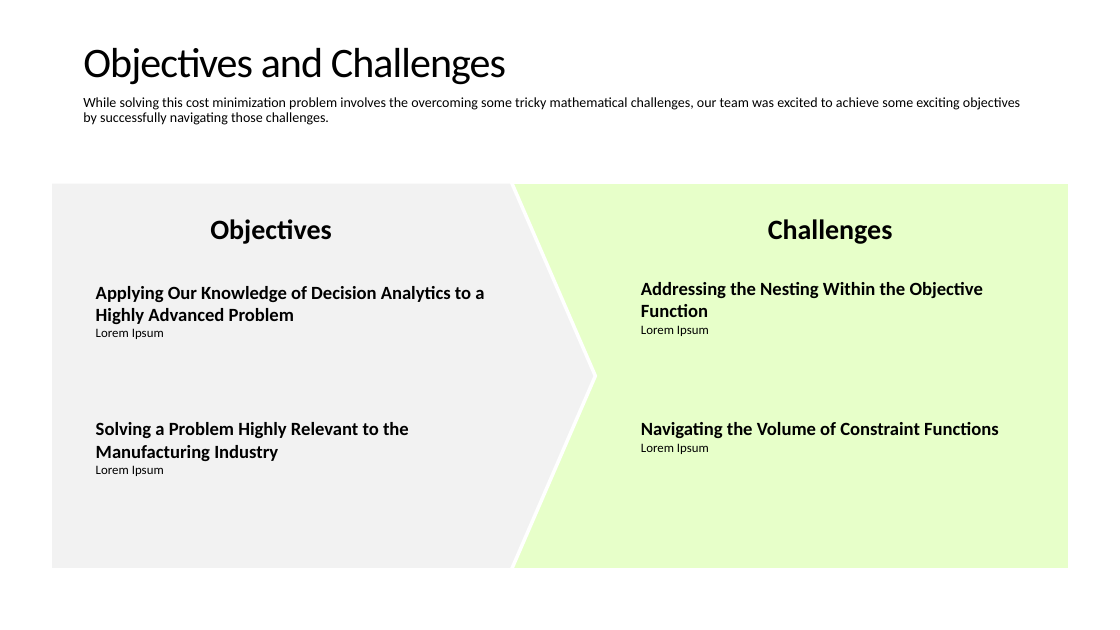
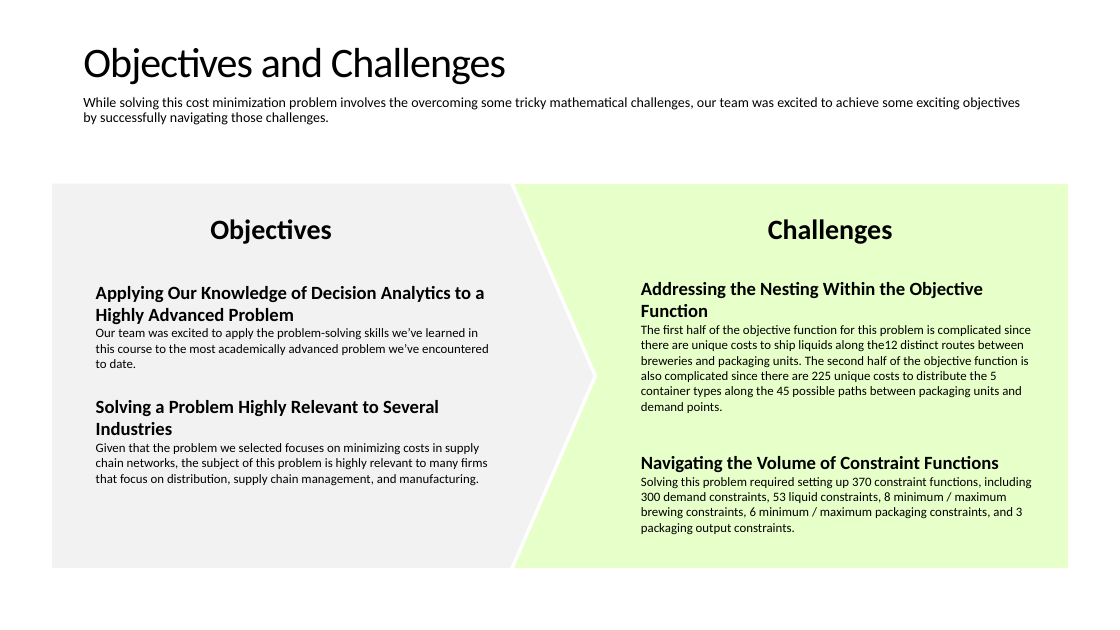
Before and after one commit to Steve-Desilets/MSDS-460-Term-Project, a slide deck: slide 4 of Final Project Presentation.pptx. Drawn at 1120x630 pixels with LibreOffice and Linux fonts; fonts in the diff are those of the drawing. Boxes give left, top, right and bottom in pixels: in the first picture for what was removed or moved away, otherwise in the second. Text is boxed around its words. In the diff, an @@ line names an element or a change of style, - is before the commit and + after.

```diff
--- a/Final Project Presentation.pptx
+++ b/Final Project Presentation.pptx
@@ text at <box>96,328,489,368</box>: text changed @@
-Lorem Ipsum
+Our team was excited to apply the problem-solving skills we’ve learned in this course to the most academically advanced problem we’ve encountered to date.
@@ text at <box>641,325,1031,413</box>: text changed @@
-Lorem Ipsum
+The first half of the objective function for this problem is complicated since there are unique costs to ship liquids along the12 distinct routes between breweries and packaging units. The second half of the objective function is also complicated since there are 225 unique costs to distribute the 5 container types along the 45 possible paths between packaging units and demand points.
@@ text at <box>96,400,488,486</box>: text changed; size 16 to 11 pt; bold off @@
-Solving a Problem Highly Relevant to the Manufacturing Industry
-Lorem Ipsum
+Solving a Problem Highly Relevant to Several Industries
+Given that the problem we selected focuses on minimizing costs in supply chain networks, the subject of this problem is highly relevant to many firms that focus on distribution, supply chain management, and manufacturing.
@@ text "Navigating the Volume of Constraint ...": place and size @@
-text "Navigating the Volume of Constraint ..." at <box>641,422,999,454</box>
+text "Navigating the Volume of Constraint ..." at <box>641,456,1031,535</box>
@@ text at <box>641,477,1031,535</box>: text changed @@
-Lorem Ipsum
+Solving this problem required setting up 370 constraint functions, including 300 demand constraints, 53 liquid constraints, 8 minimum / maximum brewing constraints, 6 minimum / maximum packaging constraints, and 3 packaging output constraints.
```
Also in this commit, not shown: 5 slides added.
